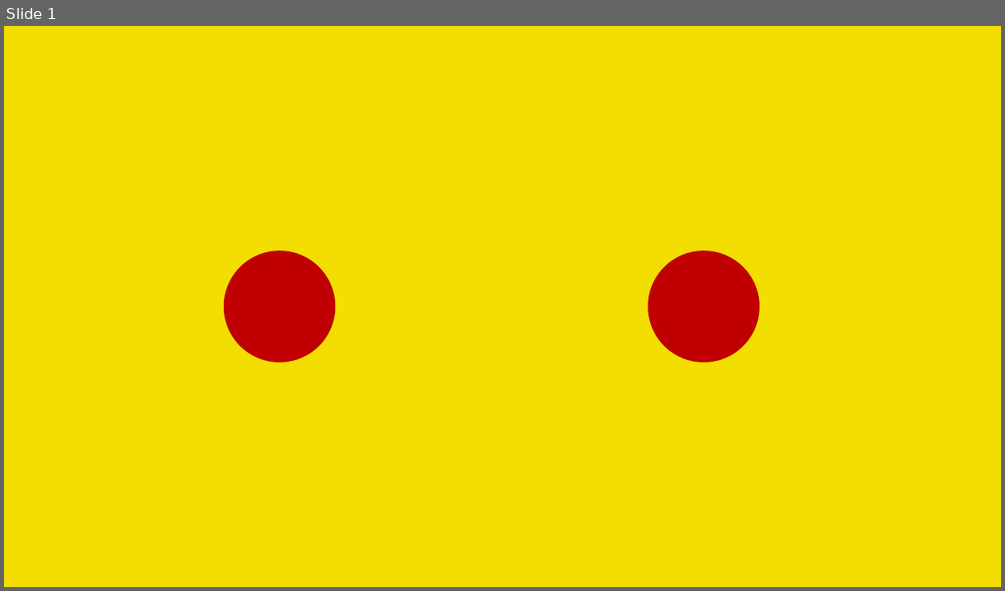
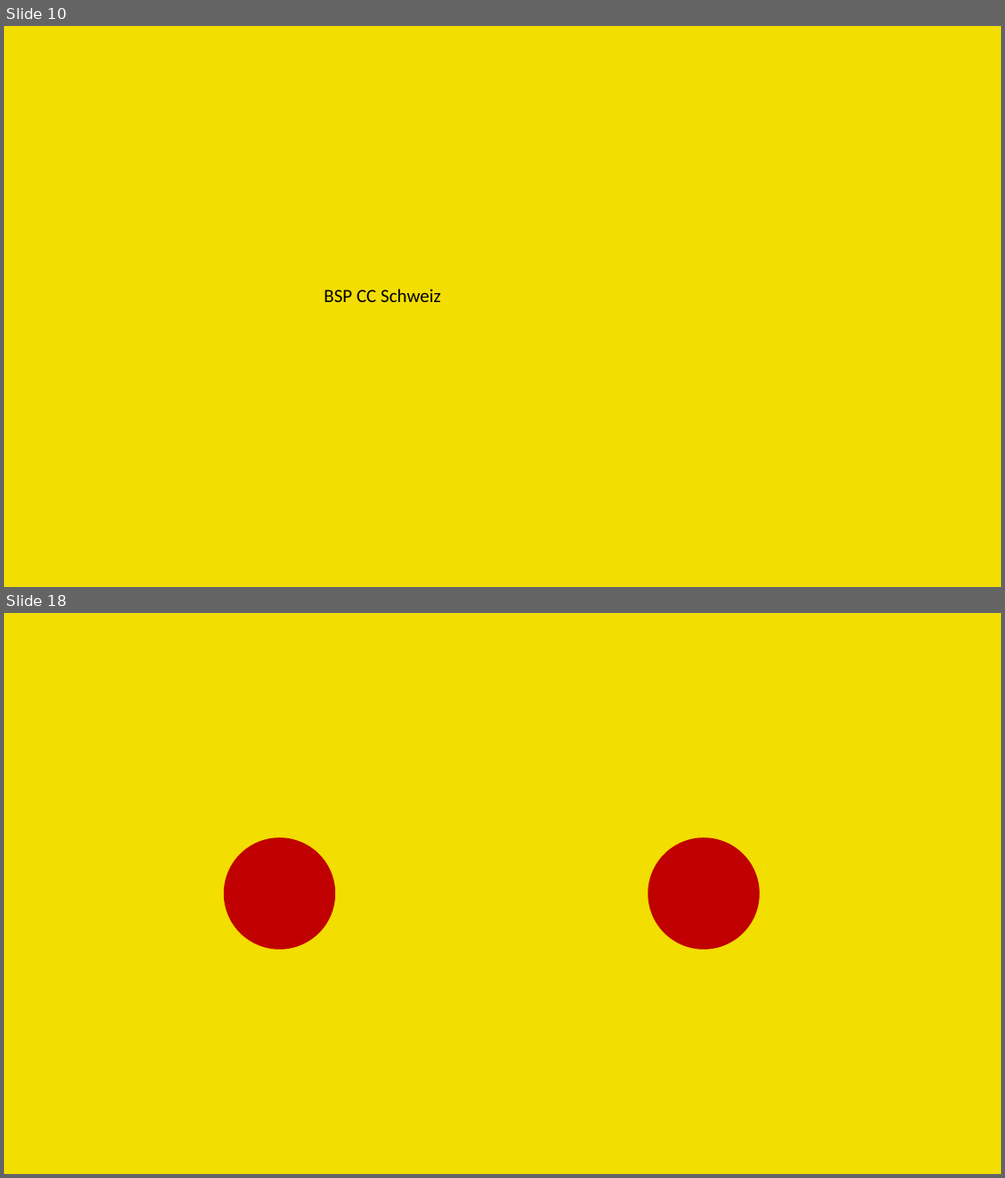
Before and after one commit to 0x49b/FHNW_ivis, a slide deck: Pikatchu_Cybercrime.pptx. Shown one above the other, each under a label of ours: slide 1 before the commit, slides 10 and 18 after it; the slides between them are not shown. The pictures are 1005x591 and 1005x1178 pixels, drawn with LibreOffice and Linux fonts; fonts in the diff are those of the drawing. Boxes give left, top, right and bottom in pixels: in the first picture for what was removed or moved away, otherwise in the second. Text is boxed around its words. In the diff, an @@ line names an element or a change of style, - is before the commit and + after.

```diff
--- a/Pikatchu_Cybercrime.pptx
+++ b/Pikatchu_Cybercrime.pptx
@@ slide 10 added at box(4, 26, 1001, 587), background #F3DE01 @@
@@ text added at box(324, 289, 441, 302), 18 pt, text #000000 @@
+BSP CC Schweiz
@@ what was slide 1 is now slide 18 @@
```
Also in this commit, not shown: 16 other slides added, 1 slide removed, 1 other file.
